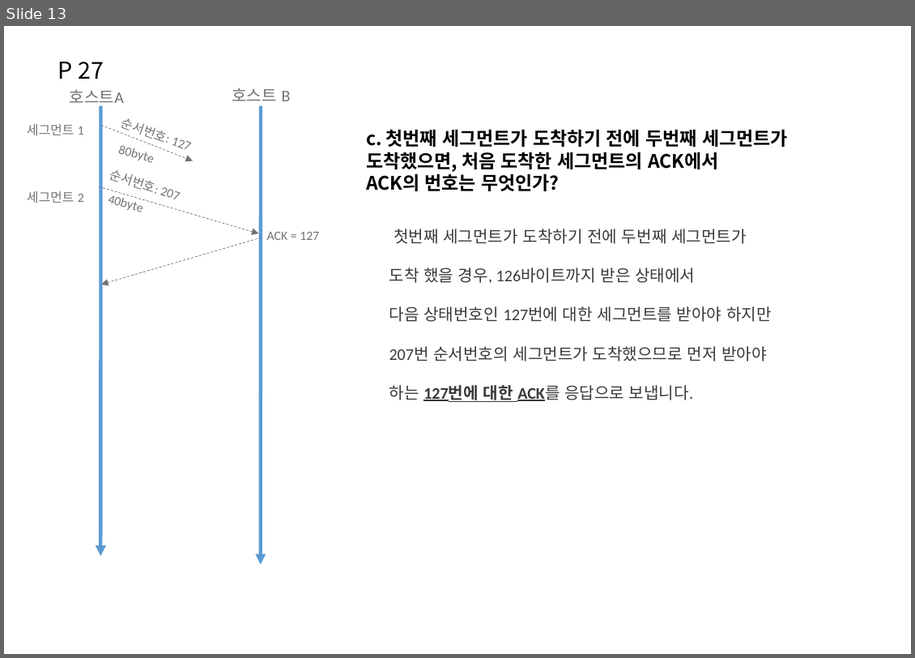
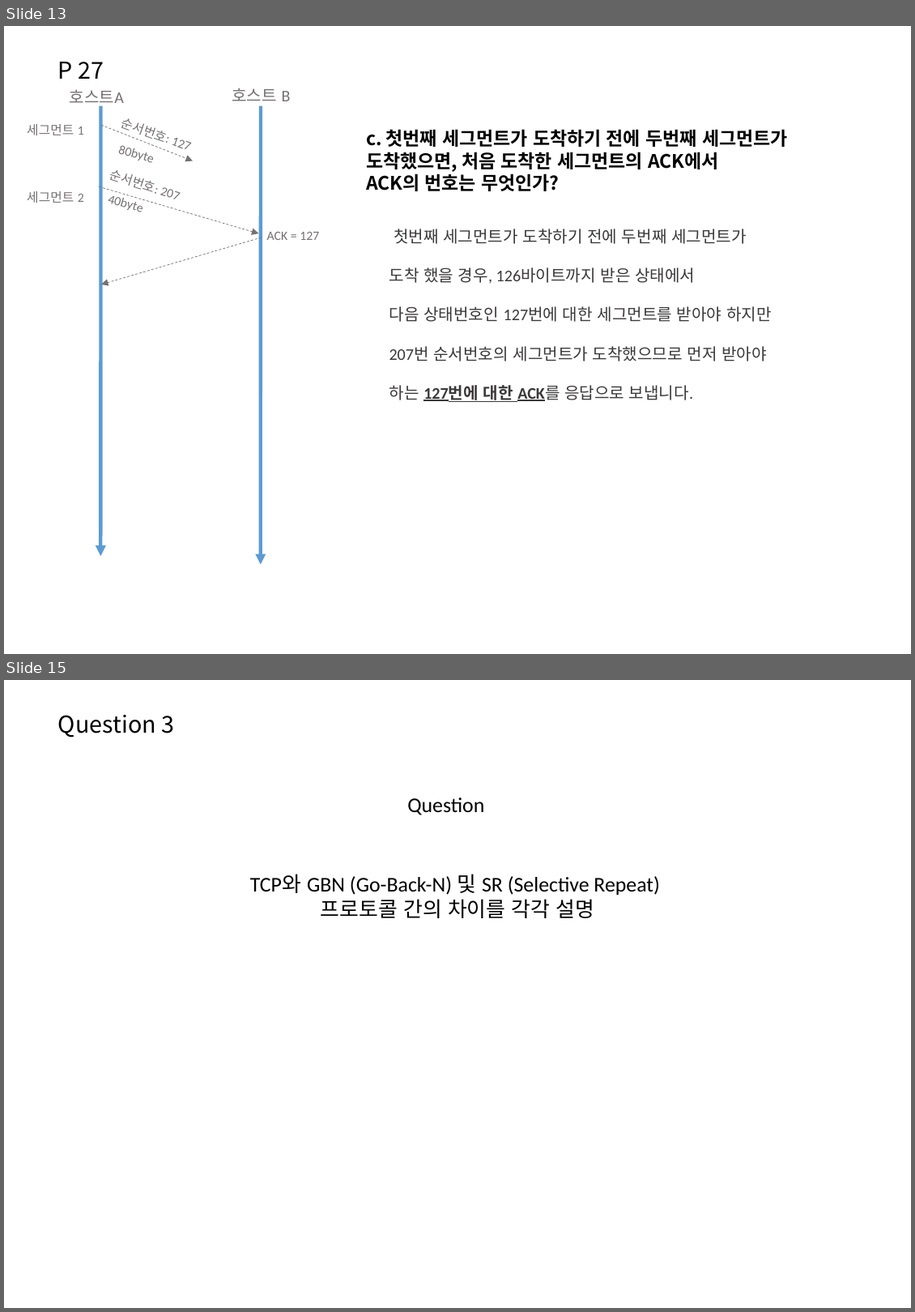
Before and after one commit to ingkoon/2020-s, a slide deck: ComputerNetwork/exc10/20151167 이인재 컴퓨터네트워크 연습문제(P 31, P 27).pptx. Shown one above the other, each under a label of ours: slide 13 before the commit, slides 13 and 15 after it; the slides between them are not shown. The pictures are 915x658 and 915x1312 pixels, drawn with LibreOffice and Linux fonts; fonts in the diff are those of the drawing; background and template pictures are left out. Boxes give left, top, right and bottom in pixels: in the first picture for what was removed or moved away, otherwise in the second. Text is boxed around its words. In the diff, an @@ line names an element or a change of style, - is before the commit and + after.

```diff
--- a/ComputerNetwork/exc10/20151167 이인재 컴퓨터네트워크 연습문제(P 31, P 27).pptx
+++ b/ComputerNetwork/exc10/20151167 이인재 컴퓨터네트워크 연습문제(P 31, P 27).pptx
@@ slide 15 added at (4,680,911,1308), background picture (left out) @@
@@ text added at (58,715,174,738), 20 pt, text #000000 @@
+Question 3
@@ text added at (407,797,484,815), 18 pt, text #000000 @@
+Question
@@ text added at (250,874,659,918), 18 pt, text #000000 @@
+TCP와 GBN (Go-Back-N) 및 SR (Selective Repeat)
+프로토콜 간의 차이를 각각 설명
```
Also in this commit, not shown: 1 slide changed, 2 other slides added, 2 slides removed, 19 other files.
